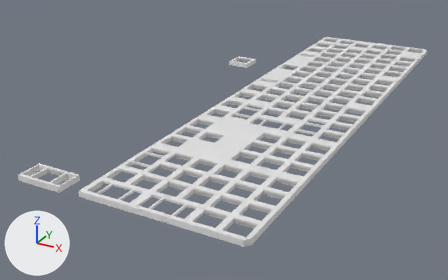
Renders of the Blender file fullsize/fullsize.blend from each side of a commit.
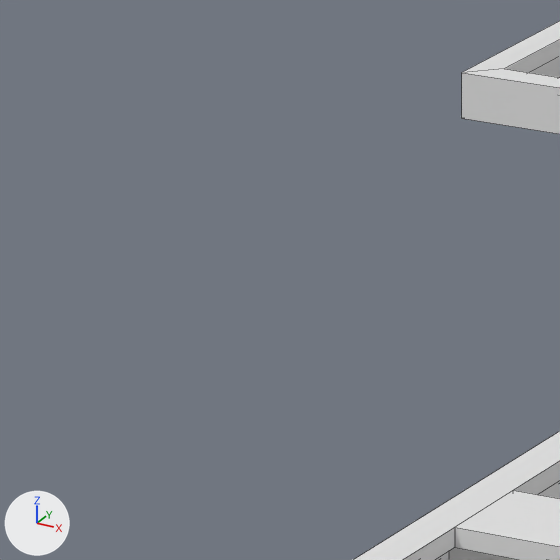
The first picture shows the older version from a camera (50 mm lens) standing at (138.0, -572.0, 189.0) and looking at (-91.0, -156.0, -19.0). The close-ups show both versions on the part from 42% to 53% of the width and 20% to 37% of the height of that picture; other places that the commit changed are outside them. Every picture has the same lights, and +X, +Y and +Z are marked at lower left. The close-ups show mesh edges as thin lines.

Names of what the first close-up shows: 'plate right', 'test hole'.
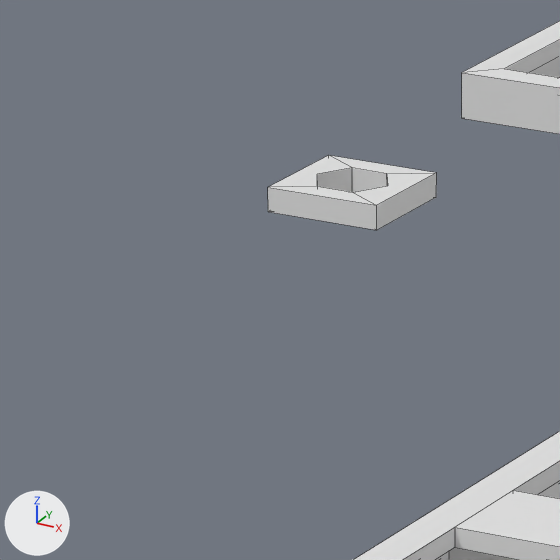
Where the newer file only moved an object's origin or applied its transform, the numbers keep the older frame.

Pixel boxes (x1, y1, x2, y2) of what changed, in the close-ups (560 x 560 px):
'nut hole', added
    after: (268, 155, 437, 230)

The change in detail:
Mesh me_plane_008 is new.
It has 20 vertices, 18 faces and spans x -147.37..-137.63, y -108.41..-98.67, z 2.98..4.98.
Object 'nut hole' (ob_nut_hole) is new; it shows me_plane_008.
Its location is (11.22, 13.87, 12.53).
